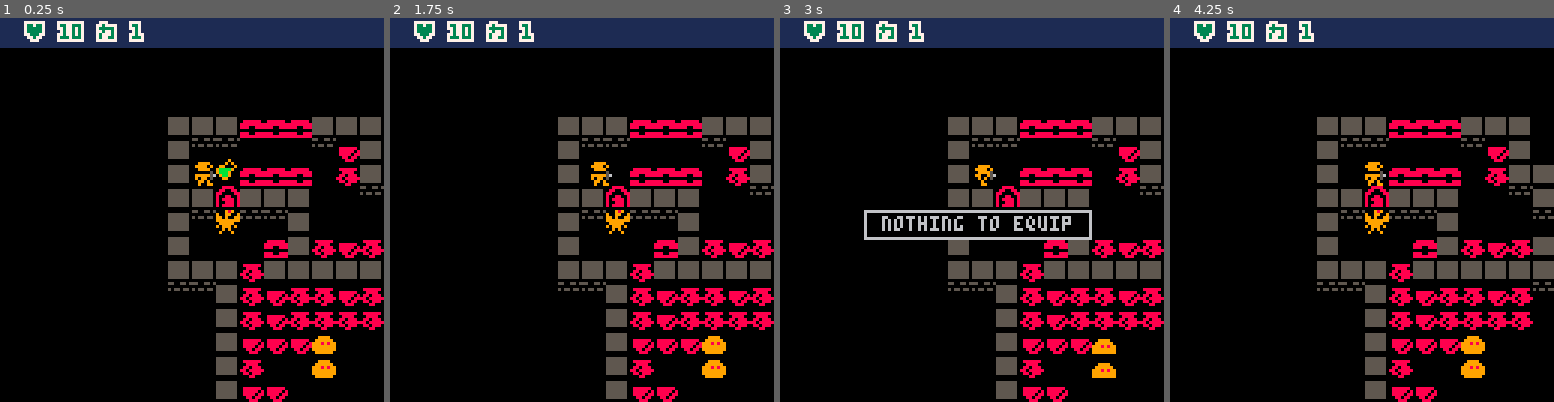
Above: before the commit, frames 1-4 (left to right).
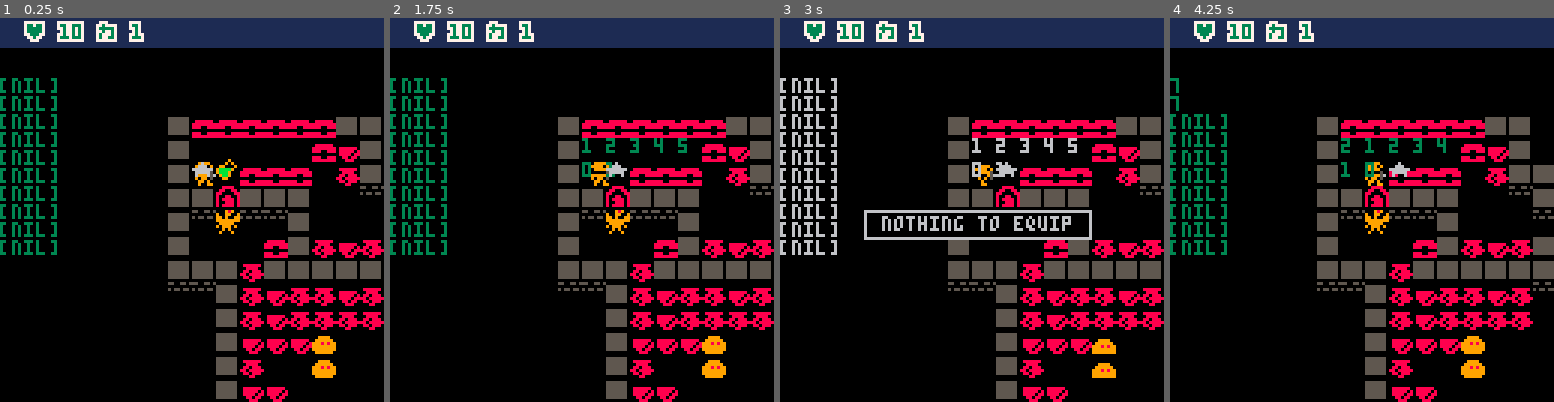
Above: after the commit, the same moments.

Repository: chebastian/picoabyss
Game: PICO-8 cartridge rouge.p8
Two runs of this game, one before a commit and one after it. Both use one fixed random seed, a clock stepped at 60 frames per second and the inputs below.
Inputs:
- Up to frame 1 (0.25 s): no input
- Up to frame 2 (1.75 s): tap X (X key) at 0.33, 1.07 s; tap O (Z key) at 0.7, 1.7 s; hold Right from 1.6 s (still down)
- Up to frame 3 (3 s): tap X (X key) at 1.85, 2.97 s; release Right at 2.1 s; tap O (Z key) at 2.1, 2.5, 2.9 s; hold Up 2.15-2.42 s; hold Right from 2.47 s (still down)
- Up to frame 4 (4.25 s): release Right at 3.03 s; hold Left 3.08-3.58 s; tap O (Z key) at 3.3, 3.7, 4.1 s; hold Down 3.63-3.97 s; hold Right from 4.02 s (still down); tap X (X key) at 4.08 s

The runs differ from the first frame. In frame 1, 3.9% of the frame differs, in the area x 0-88%, y 15-62%; in frame 2, 4.2%; in frame 3, 4.3%; in frame 4, 3.9%.

Commit message:
add attack ranges on weapons and ignore items when checking against weapon range

Diff:
--- a/rouge.p8
+++ b/rouge.p8
@@ -7,7 +7,7 @@
  _dbg = {}
 	_wnd = {}
 
-	_drw_dbg = false
+	_drw_dbg = true
 	_upd = upd_game
 	_drw = drw_game
 	push_upd(upd_game)
@@ -97,11 +97,12 @@
 		[1] = crt_itm("mana", on_use_mana),
 		[2] = crt_itm("grt potion",on_use_grt_ptn),
 		[3] = crt_itm("elixir",on_use_potion),
-		[16] = crt_eqp("swd",2,on_equip),
-		[17] = crt_eqp("grt swd",3,on_equip),
-		[18] = crt_eqp("slv swd",4,on_equip),
-		[19] = crt_eqp("gld swd",5,on_equip),
+		[16] = crt_eqp("swd",2,2,on_equip),
+		[17] = crt_eqp("grt swd",3,2,on_equip),
+		[18] = crt_eqp("slv swd",4,3,on_equip),
+		[19] = crt_eqp("gld swd",5,1,on_equip),
 	}
+
 	_lo_chst = {-1,
 																0,0,0,
 																16,16,16,16,
@@ -403,6 +404,14 @@
   for dtil in all(_srch_tiles) do
   	print(dtil.dst,dtil.po.x*8,dtil.po.y*8)
   end
+
+  if _plyr.dx then
+	  for pt in all(atk_ptrn(_plyr,_plyr.atkptr)) do
+	   print("★",pt.x*8,
+	   											pt.y*8,
+	   											6)
+	  end
+  end
  end
 
  drw_dmg()
@@ -444,7 +453,9 @@
 							  ease=ease_lerp,
 							  on_ent=on_dmg,
 							  pos_ren=p(po.x,po.y),
-							  pos_lst=p(po.x,po.y)
+							  pos_lst=p(po.x,po.y),
+							  dx=0,
+							  dy=0
 							 }
 end
 
@@ -552,20 +563,50 @@
  ent.d = nil
 end
 
+--
+-- x
+--aaa
+--
+--  a
+-- xa
+--  a
+--
+-- xaa
+--
+-- x
+-- a
+-- a
 function move_ent(ent,d)
 	ent.hflip = d.x < 0 or (ent.hflip and d.x == 0)
+ ent.dx = ent.d.x
+ ent.dy = ent.d.y
  local np = add_t(ent.pos,d)
  local sld,tile = chk_tile(np,0)
- local ent2 = ent_at(np)
+
  if(sld)then
   ent.ease=ease_bump
   on_bump(tile,np,ent,d)
   return
- -- ★ use item bugfix
- elseif(ent2 and ent2 != ent)then
+ end
+ -- pickup item
+ local itm = ent_at(np)
+ if itm and itm.itm then
   ent.ease=ease_bump
-  ent2:on_ent(ent,np,d)
+  itm:on_ent(ent,np,d)
   return
+ end
+
+ -- atk with weapon
+ local atk_tiles = atk_ptrn(ent,ent.atkptr)
+ for atk in all(atk_tiles) do
+  local ent2 = ent_at(atk)
+	 -- ★ atk self bugfix on use item
+	 if(ent2 and not ent2.itm and ent2 != ent)then
+	  ent.ease=ease_bump
+	  ent2:on_ent(ent,np,d) --★ 223
+	  return
+	 end
+
  end
 
  p_sfx(sfx_wlk,ent)
@@ -605,8 +646,7 @@
   or tile == 15)
   and is_player(ent) then
    mset(at.x,at.y,tile-1)
-   -- spawn item
-
+   -- ★ add rnd potion
   end
 
   if tile == 11 and is_player(ent) then
@@ -809,9 +849,10 @@
 	 return {name=name,on_use=onuse}
 end
 
-function crt_eqp(name,atkp,onuse)
+function crt_eqp(name,atkp,atkptr,onuse)
  local itm = crt_itm(name,onuse)
  itm.atkp = atkp
+ itm.atkptr = atkptr
  return itm
 end
 
@@ -866,8 +907,10 @@
   return
  end
  local eqp = _eqp[idx]
- ent.atk = _lo_itms[eqp.id].atkp
- ent.chk_idx = idx
+ local itm = _lo_itms[eqp.id]
+ ent.atk = itm.atkp
+ ent.atkptr = itm.atkptr --★ 222
+ ent.chk_idx = idx --★ 111
  sfx(3)
 end
 
@@ -890,6 +933,32 @@
  return ent.pos.x,
         ent.pos.y+(sin(_updt)*.15)
 end
+
+-- weapons
+function atk_ptrn(ent,wp)
+ local drx,dry =vec_right(ent.dx,ent.dy)
+ local dlx,dly = -drx,-dry
+ local dux,duy = ent.dx,ent.dy
+ local lr = {
+ 	drx,dry,dlx,dly,0,0,dux,duy
+ }
+
+ local res = {}
+ for i=1,#lr-1,2 do
+ 	add(res,p(ent.pos.x+ent.dx+lr[i],
+ 										 ent.pos.y+ent.dy+lr[i+1]))
+ end
+
+ if wp == 1 then
+ 	return {res[3]}
+ elseif wp == 2 then
+ 	return {res[3],res[4]}
+ elseif wp == 3 then
+  return res
+ end
+
+ return {res[3]}
+end
 -->8
 -- utils
 
@@ -898,6 +967,13 @@
 	return {x=x,y=y}
 end
 
+function vec_right(x,y)
+ return y*-1,x
+end
+
+function vec_reflect(x,y)
+	return -x,-y
+end
 
 -- functions
 function dist(a,b)
@@ -1039,7 +1115,25 @@
 -->8
 -- todo
 
--- []
+-- [x] spawn items only to chests
+-- [] potion drop when destroying pots
+-- [] slime idle patterns
+-- [] slime sight
+-- [] fow
+-- [] rand room layout
+-- [] rand rooms
+-- [] atk adjecent
+-- [] atk dst
+-- [] trigger trap dmg
+-- [] 111 menu checked set on player for viewing selection in ui
+-- [] 222 atk and atk pattern set on entity directly
+-- [] 223 onent used for both atk and pickup, does not work when atk multiple tiles
+
+-- weapons
+--
+-- swd, single tile atks: 1,2,3,4
+-- spear, 2 tiles fwd atks: 1,2,3,4
+-- axe, fwd, left, right atks: 1,2,3,4
 __gfx__
 00000000000000000000000000000000000000000000000000000000000000000055550000888800000000000000000000000000000000000000000000000000
 00000000555555500000000000000000000000000000000000000000000000000550055008800880000000000000000000000000000000000000000000000000
@@ -1304,8 +1398,8 @@
 0000000000000000000000000000000000000000000000000000000000000000000000000000000000000000000000000000000000000000000000000000000000000000000000000000000000000000000000000000000000000000000000000000000000000000000000000000000000000000000000000000000000000000
 __map__
 0018000000000000000000000000000000000000000000000000000000000000000000000000000000000000000000000000000000000000000000000000000000000000000000000000000000000000000000000000000000000000000000000000000000000000000000000000000000000000000000000000000000000000
-0000000101010b0b0b0101010000000000000000000000000000000000000000000000000000000000000000000000000000000000000000000000000000000000000000000000000000000000000000000000000000000000000000000000000000000000000000000000000000000000000000000000000000000000000000
-000000010000000000000f010000000000000000000000000000000000000000000000000000000000000000000000000000000000000000000000000000000000000000000000000000000000000000000000000000000000000000000000000000000000000000000000000000000000000000000000000000000000000000
+000000010b0b0b0b0b0b01010000000000000000000000000000000000000000000000000000000000000000000000000000000000000000000000000000000000000000000000000000000000000000000000000000000000000000000000000000000000000000000000000000000000000000000000000000000000000000
+0000000100000000000b0f010000000000000000000000000000000000000000000000000000000000000000000000000000000000000000000000000000000000000000000000000000000000000000000000000000000000000000000000000000000000000000000000000000000000000000000000000000000000000000
 0000000102020b0b0b000d010101010100000000010101010101010100000000000000000000000000000000000000000000000000000000000000000000000000000000000000000000000000000000000000000000000000000000000000000000000000000000000000000000000000000000000000000000000000000000
 0000000101090101010200000100000101090101010000000000000100000000000000000000000000000000000000000000000000000000000000000000000000000000000000000000000000000000000000000000000000000000000000000000000000000000000000000000000000000000000000000000000000000000
 0000000100000000010000000000020900000000010000000000000100000000000000000000000000000000000000000000000000000000000000000000000000000000000000000000000000000000000000000000000000000000000000000000000000000000000000000000000000000000000000000000000000000000
